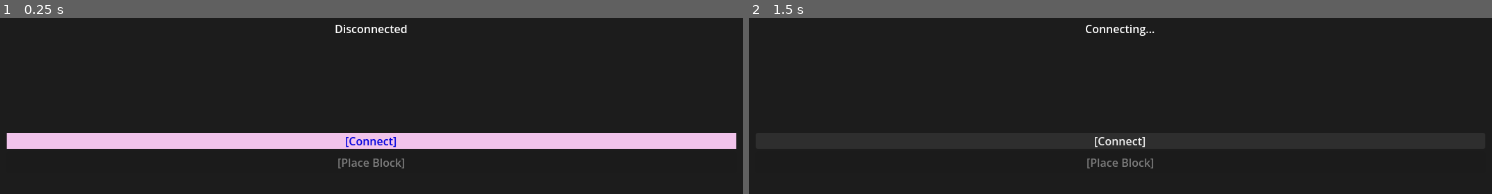
Above: before the commit, frames 1-2 (left to right).
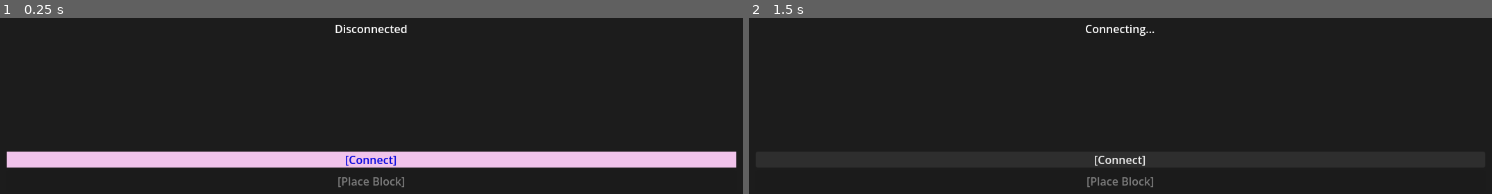
Above: after the commit, the same moments.

Repository: trake25/Corp-Tower
Game: Godot game, scene res://Cor/Scenes/Main.tscn
Same seed, same stepped clock (60 frames per second), same inputs: the game is played once before the commit and once after it.
Inputs:
- Up to frame 1 (0.25 s): no input
- Up to frame 2 (1.5 s): tap Enter at 0.5 s; click "[Connect]" at 1.25 s

The runs differ from the first frame. In frame 1, 19% of the frame differs, in the area x 0-100%, y 65-97%; in frame 2, 0.8%.

Commit message:
Client UI update

Diff:
--- a/src/Client/App/corp-tower/Cor/Scenes/Main.tscn
+++ b/src/Client/App/corp-tower/Cor/Scenes/Main.tscn
@@ -16,6 +16,8 @@
 anchors_preset = 15
 anchor_right = 1.0
 anchor_bottom = 1.0
+offset_right = 144.0
+offset_bottom = 956.0
 grow_horizontal = 2
 grow_vertical = 2
 script = ExtResource("1_bqclr")
@@ -76,6 +78,12 @@
 horizontal_alignment = 1
 vertical_alignment = 1
 
+[node name="HeightLabel" type="Label" parent="Control/Panel/MarginContainer/VBoxContainer" unique_id=727880221]
+unique_name_in_owner = true
+layout_mode = 2
+horizontal_alignment = 1
+vertical_alignment = 1
+
 [node name="BlockLabel" type="Label" parent="Control/Panel/MarginContainer/VBoxContainer" unique_id=1880050889]
 unique_name_in_owner = true
 layout_mode = 2
--- a/src/Client/App/corp-tower/Cor/Scripts/Main.gd
+++ b/src/Client/App/corp-tower/Cor/Scripts/Main.gd
@@ -7,6 +7,7 @@
 @onready var score_label = %ScoreLabel
 @onready var room_label = %RoomLabel
 @onready var level_label = %LevelLabel
+@onready var height_label = %HeightLabel
 @onready var block_label = %BlockLabel
 
 func _ready():
@@ -67,17 +68,21 @@
 	level_label.text = \
 		"Level: " + str(int(data.level))
 
+	height_label.text = \
+		"Height: " \
+		+ str(int(data.currentHeight)) \
+		+ "/" \
+		+ str(int(data.targetHeight))
+
 	var scores_text = ""
 
-	for player in data.players:
+	for i in range(data.players.size()):
+		var player = data.players[i]
 
-		scores_text += \
-			player.id \
-			+ " Score:" \
-			+ str(
-				int(player.score)
-			) \
-			+ "\n"
+		scores_text += player.id + " Score:" + str(int(player.score))
+
+		if i < data.players.size() - 1:
+			scores_text += "\n"
 
 	score_label.text = scores_text
 
Not shown, changed: src/Server/Lobby_Manager.js
